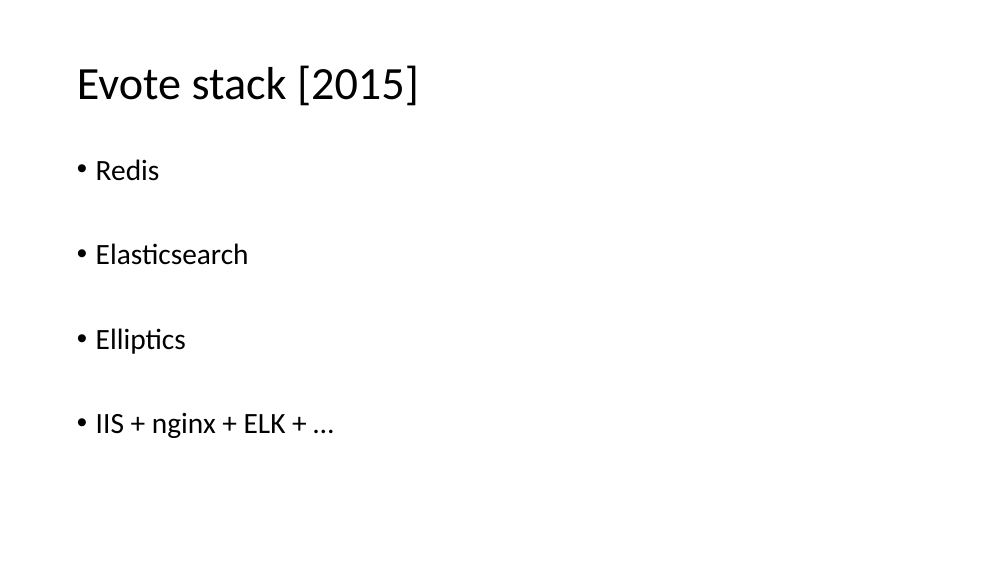
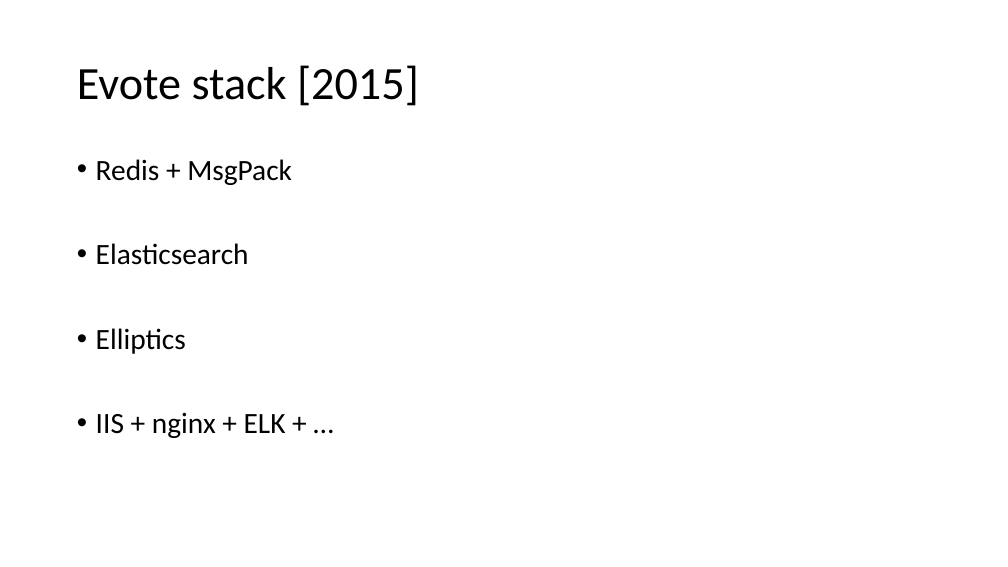
Before and after one commit to aensidhe/presentations, a slide deck: slide 7 of 2019/03/htp.2019.03.04-02.pptx (slide 5 before the commit). Drawn at 1008x567 pixels with LibreOffice and Linux fonts; fonts in the diff are those of the drawing; background and template pictures are left out. Boxes give left, top, right and bottom in pixels: in the first picture for what was removed or moved away, otherwise in the second. Text is boxed around its words. In the diff, an @@ line names an element or a change of style, - is before the commit and + after.

Commit message:
HTP

```diff
--- a/2019/03/htp.2019.03.04-02.pptx
+++ b/2019/03/htp.2019.03.04-02.pptx
@@ text at box(96, 159, 292, 185): text changed @@
-• Redis
+• Redis + MsgPack
```
Also in this commit, not shown: 4 slides added.
